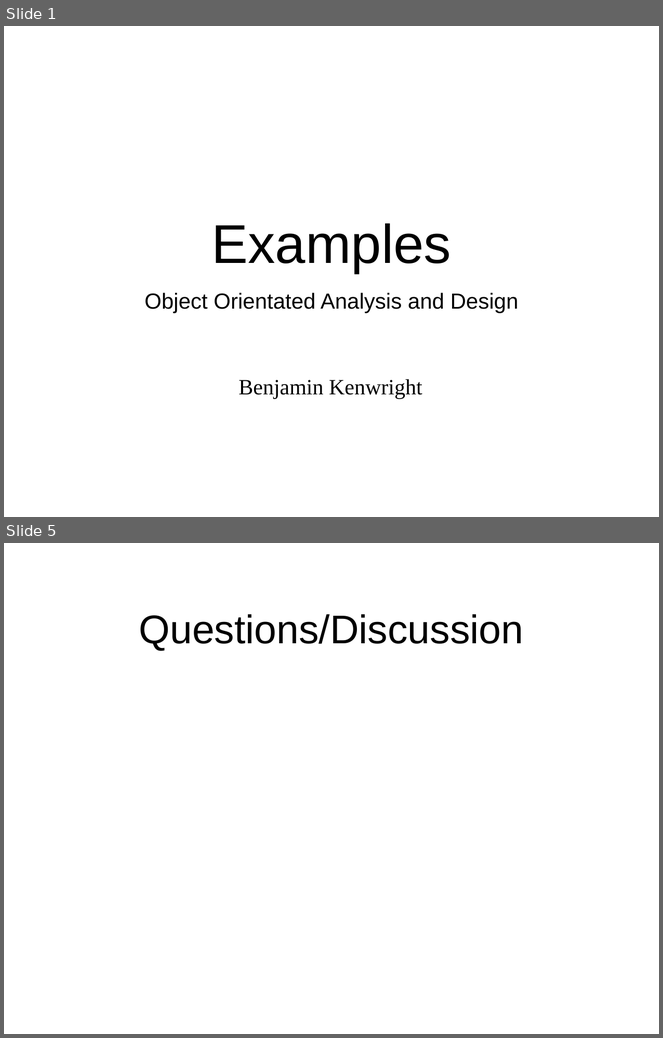
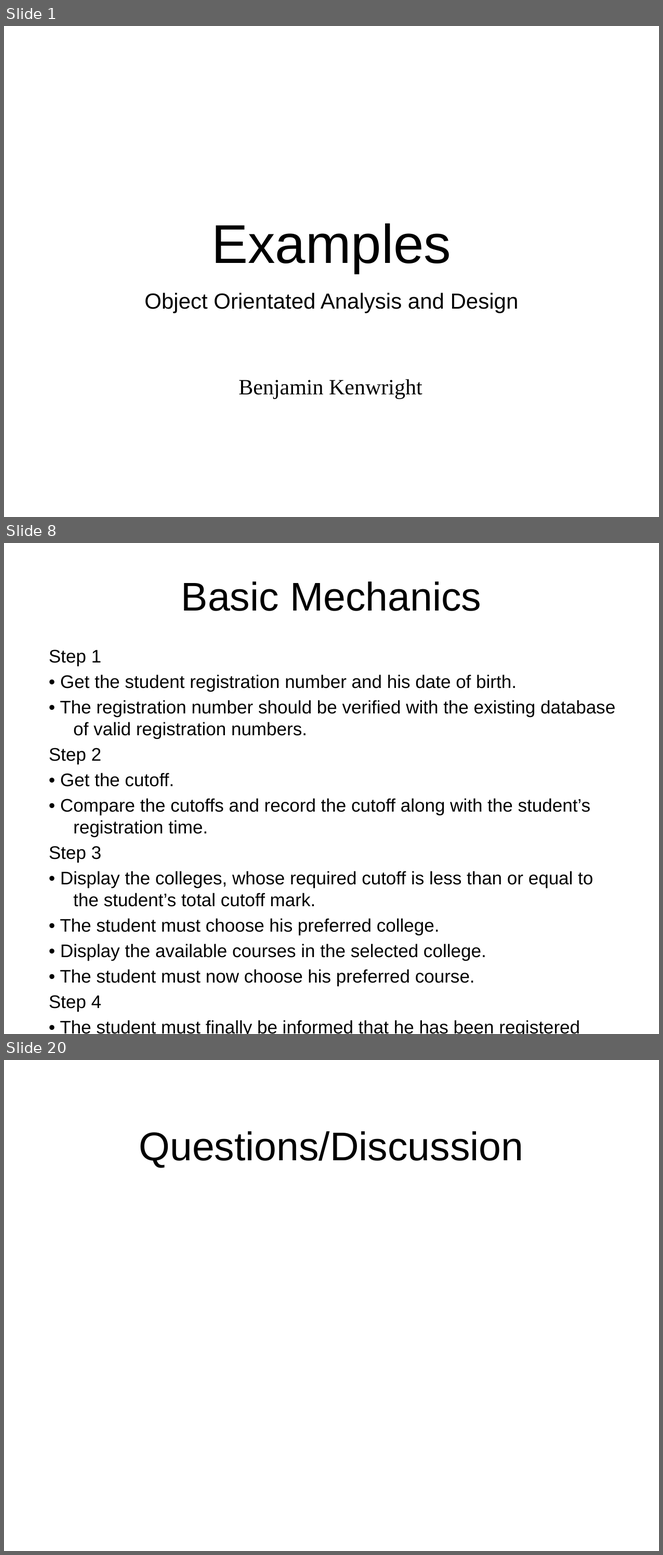
Before and after one commit to octaviordz/zjnu2017.github.io, a slide deck: OOAD/lectures/100--Examples.pptx. Shown one above the other, each under a label of ours: slides 1 and 5 before the commit, slides 1, 8 and 20 after it; the slides between them are not shown. The pictures are 663x1038 and 663x1555 pixels, drawn with LibreOffice and Linux fonts; fonts in the diff are those of the drawing. Boxes give left, top, right and bottom in pixels: in the first picture for what was removed or moved away, otherwise in the second. Text is boxed around its words. In the diff, an @@ line names an element or a change of style, - is before the commit and + after.

```diff
--- a/OOAD/lectures/100--Examples.pptx
+++ b/OOAD/lectures/100--Examples.pptx
@@ slide 8 added at [4,543,659,1034], background #FFFFFF @@
@@ title added at [181,581,481,611], 44 pt, text #000000 @@
+Basic Mechanics
@@ text added at [49,650,616,1034], 20 pt, text #000000 @@
+Step 1
+• Get the student registration number and his date of birth.
+• The registration number should be verified with the existing database of valid registration numbers.
+Step 2
+• Get the cutoff.
+• Compare the cutoffs and record the cutoff along with the student’s registration time.
+Step 3
+• Display the colleges, whose required cutoff is less than or equal to the student’s total cutoff mark.
+• The student must choose his preferred college.
+• Display the available courses in the selected college.
+• The student must now choose his preferred course.
+Step 4
+• The student must finally be informed that he has been registered successfully
@@ what was slide 5 is now slide 20 @@
```
Also in this commit, not shown: 3 slides changed, 14 other slides added, 2 other files.
